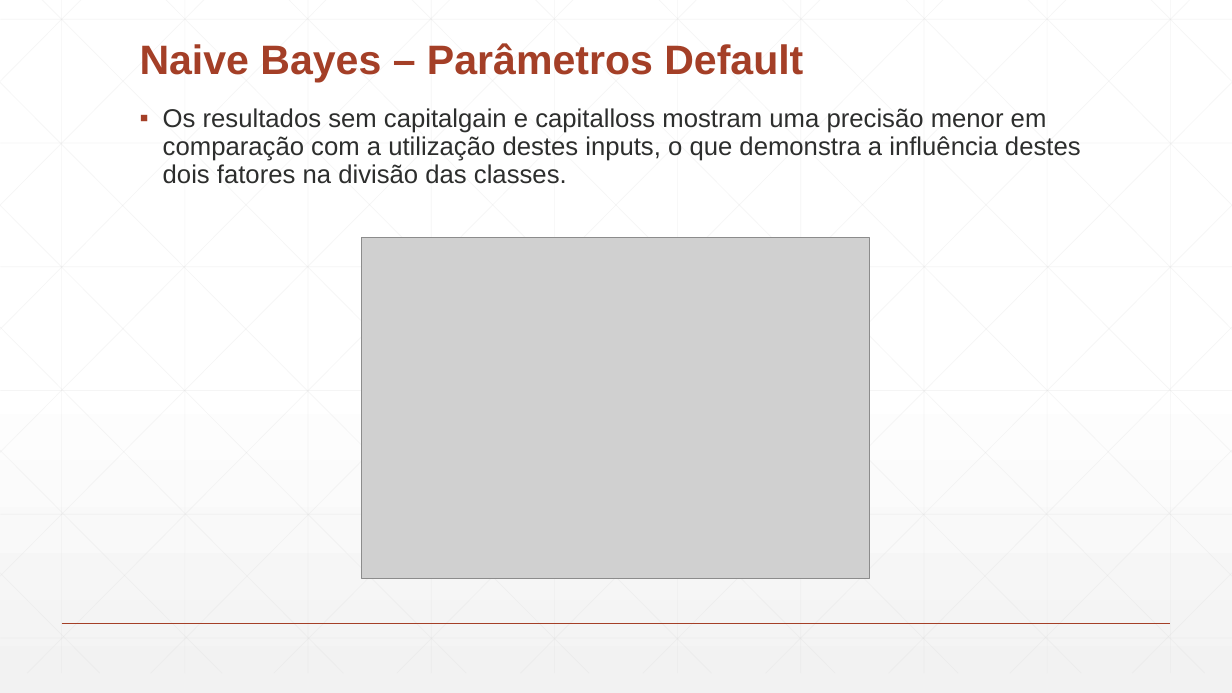
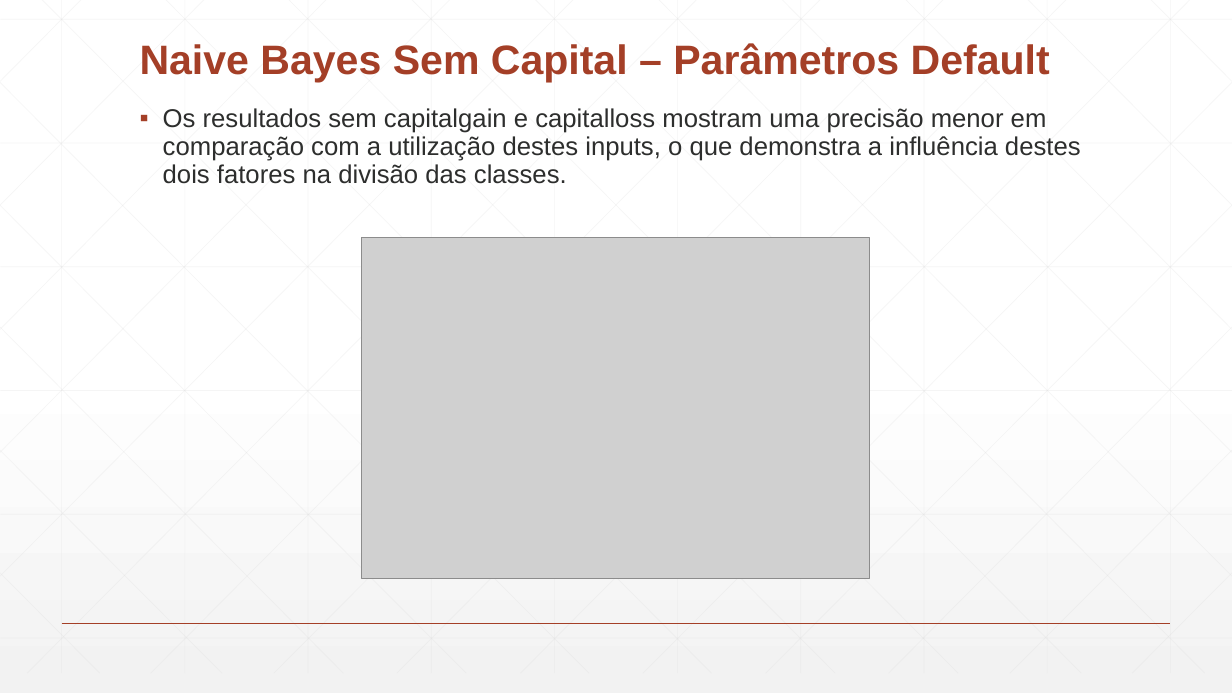
Before and after one commit to Paulitchos/SI_2_TP, a slide deck: slide 13 of Parte_2/DataMining.pptx. Drawn at 1232x693 pixels with LibreOffice and Linux fonts; fonts in the diff are those of the drawing; grey boxes stand for pictures. Boxes give left, top, right and bottom in pixels: in the first picture for what was removed or moved away, otherwise in the second. Text is boxed around its words. In the diff, an @@ line names an element or a change of style, - is before the commit and + after.

```diff
--- a/Parte_2/DataMining.pptx
+++ b/Parte_2/DataMining.pptx
@@ title at box(140, 43, 1050, 83): text changed @@
-Naive Bayes – Parâmetros Default
+Naive Bayes Sem Capital – Parâmetros Default
```
Also in this commit, not shown: 8 slides added, 3 other files.
